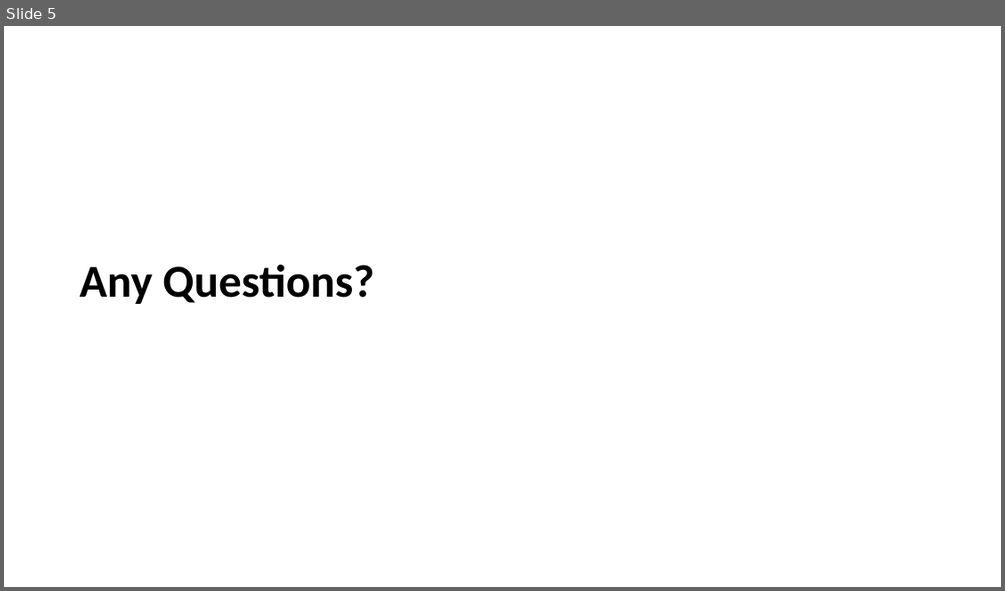
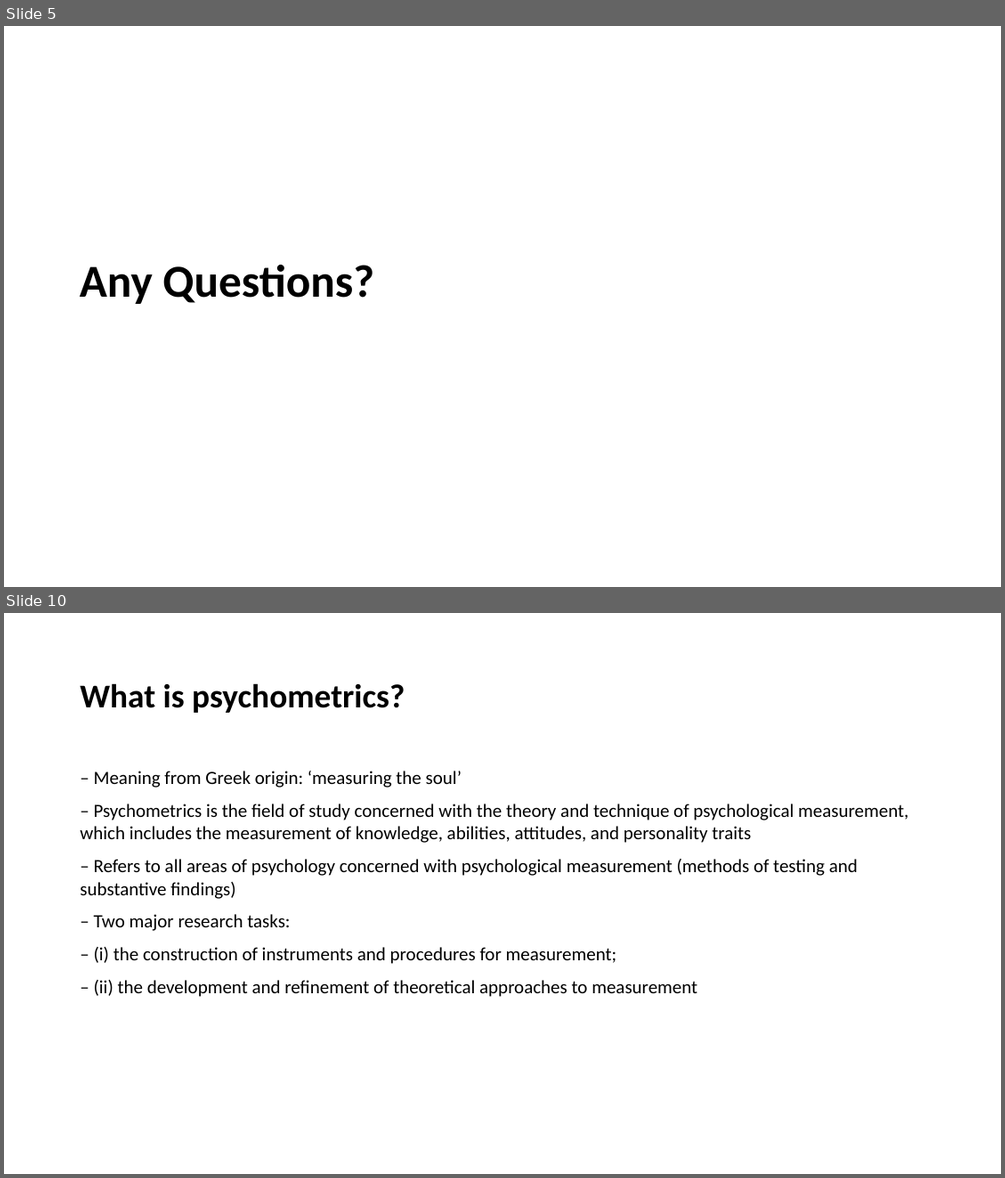
Before and after one commit to LittleMonkeyLab/PS52007Dslides, a slide deck: _site/lectures/Lecture07/Lecture07.pptx. Shown one above the other, each under a label of ours: slide 5 before the commit, slides 5 and 10 after it; the slides between them are not shown. The pictures are 1005x591 and 1005x1178 pixels, drawn with LibreOffice and Linux fonts; fonts in the diff are those of the drawing; background and template pictures are left out. Boxes give left, top, right and bottom in pixels: in the first picture for what was removed or moved away, otherwise in the second. Text is boxed around its words. In the diff, an @@ line names an element or a change of style, - is before the commit and + after.

```diff
--- a/_site/lectures/Lecture07/Lecture07.pptx
+++ b/_site/lectures/Lecture07/Lecture07.pptx
@@ slide 10 added at <box>4,613,1001,1174</box>, background #FFFFFF @@
@@ title added at <box>80,683,404,713</box>, 32 pt, text #000000, bold @@
+What is psychometrics?
@@ text added at <box>80,771,908,997</box>, 18 pt, text #000000 @@
+– Meaning from Greek origin: ‘measuring the soul’
+– Psychometrics is the field of study concerned with the theory and technique of psychological measurement, which includes the measurement of knowledge, abilities, attitudes, and personality traits
+– Refers to all areas of psychology concerned with psychological measurement (methods of testing and substantive findings)
+– Two major research tasks:
+– (i) the construction of instruments and procedures for measurement;
+– (ii) the development and refinement of theoretical approaches to measurement
```
Also in this commit, not shown: 3 slides changed, 25 other slides added, 2 slides removed, 34 other files.
